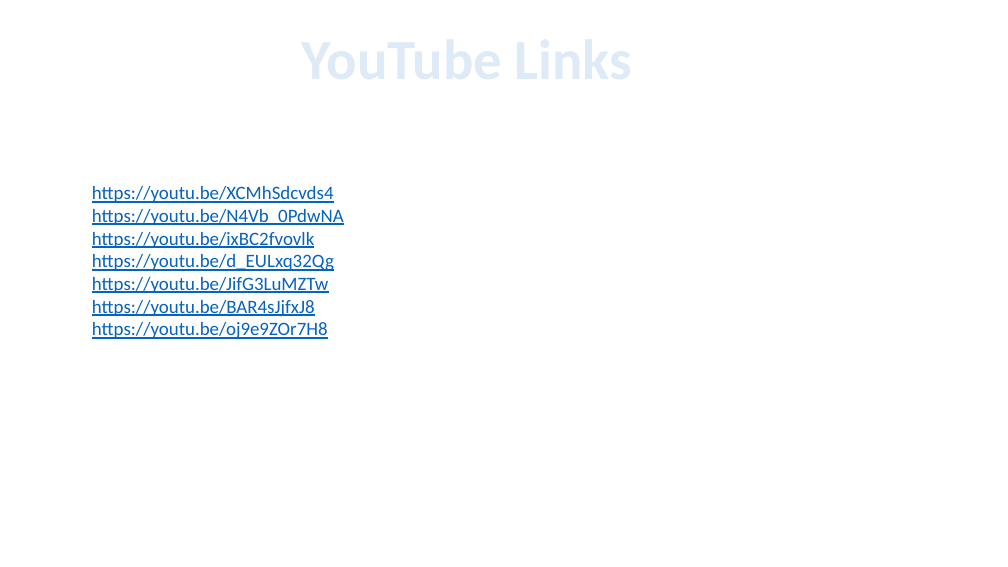
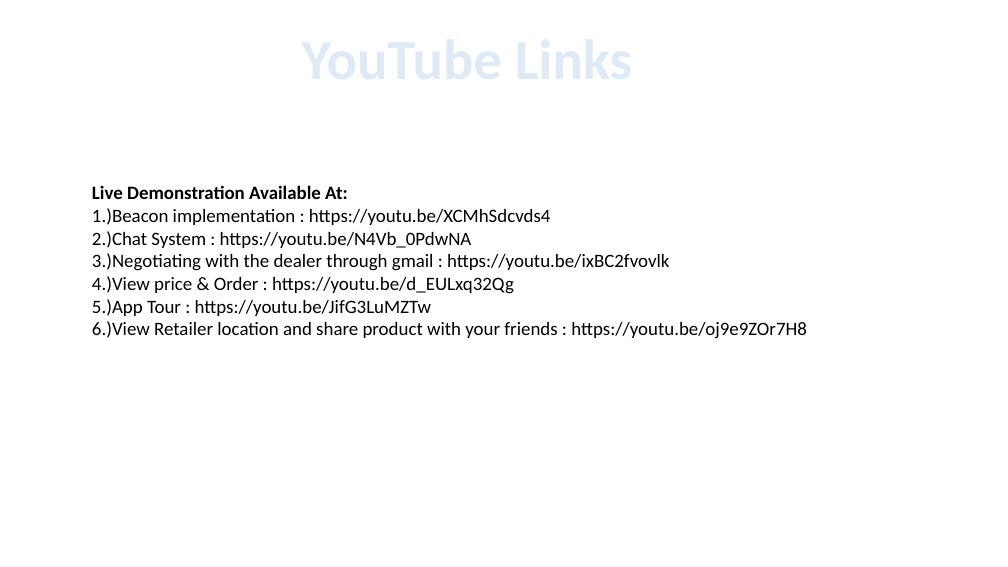
Before and after one commit to nicks258/apptite, a slide deck: slide 2 of A-TEAM.pptx. Drawn at 1008x567 pixels with LibreOffice and Linux fonts; fonts in the diff are those of the drawing. Boxes give left, top, right and bottom in pixels: in the first picture for what was removed or moved away, otherwise in the second. Text is boxed around its words. In the diff, an @@ line names an element or a change of style, - is before the commit and + after.

Commit message:
Live demonstration links added

```diff
--- a/A-TEAM.pptx
+++ b/A-TEAM.pptx
@@ text at [92,185,807,339]: text changed; text colour #0563C1 to #000000 @@
-https://youtu.be/XCMhSdcvds4
-https://youtu.be/N4Vb_0PdwNA
-https://youtu.be/ixBC2fvovlk
-https://youtu.be/d_EULxq32Qg
-https://youtu.be/JifG3LuMZTw
-https://youtu.be/BAR4sJjfxJ8
-https://youtu.be/oj9e9ZOr7H8
+Live Demonstration Available At:
+1.)Beacon implementation : https://youtu.be/XCMhSdcvds4
+2.)Chat System : https://youtu.be/N4Vb_0PdwNA
+3.)Negotiating with the dealer through gmail : https://youtu.be/ixBC2fvovlk
+4.)View price & Order : https://youtu.be/d_EULxq32Qg
+5.)App Tour : https://youtu.be/JifG3LuMZTw
+6.)View Retailer location and share product with your friends : https://youtu.be/oj9e9ZOr7H8
```
